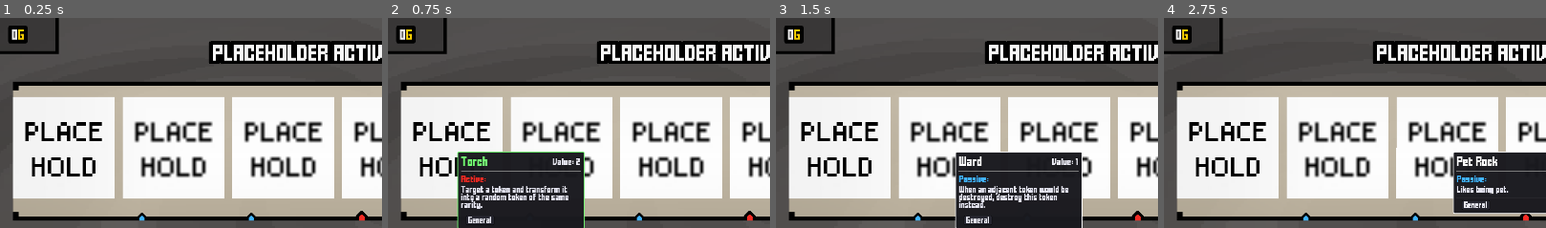
Above: before the commit, frames 1-4 (left to right).
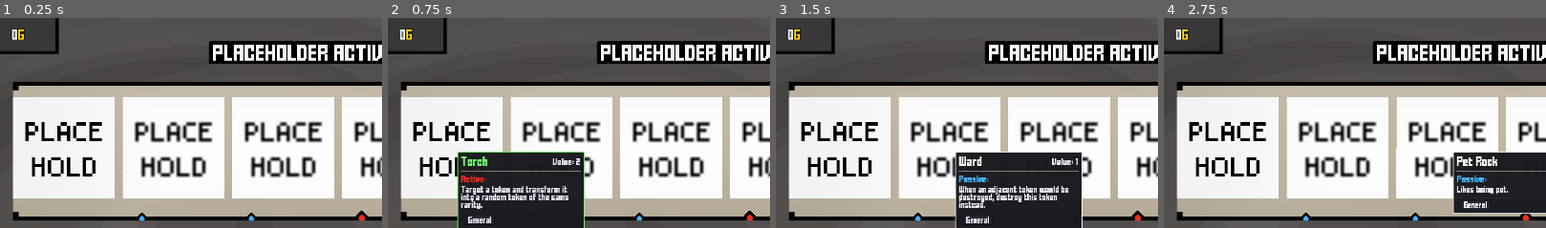
Above: after the commit, the same moments.

Repository: ZhelinWang/one-last-spin
Game: Godot game, scene res://main_ui.tscn
Two runs of this game, one before a commit and one after it. Both use one fixed random seed, a clock stepped at 60 frames per second and the inputs below.
Inputs (mouse positions are % of the whole screen's width and height, from its top left):
- Up to frame 1 (0.25 s): no input
- Up to frame 2 (0.75 s): click (11, 47) at 0.5 s
- Up to frame 3 (1.5 s): click (25, 47) at 1.27 s
- Up to frame 4 (2.75 s): click (40, 47) at 2.02 s
The pictures show only the part of the screen within x 3-53%, y 16-66%; the shares and areas given below are measured in that part.

The runs differ from the first frame. In frame 1, 0.3% of the frame differs, in the area x 2-8%, y 3-13%; in frame 2, 0.3%; in frame 3, 0.3%; in frame 4, 0.3%.
Error before the commit: Parse Error: Function "_temporary_neutral_color" has the same name as a previously declared function. (res://coinManager.gd:276)

Commit message:
error bugfix

Diff:
--- a/coinManager.gd
+++ b/coinManager.gd
@@ -272,9 +272,6 @@
 			sr = scene.find_child("spinRoot", true, false)
 	if sr != null and sr is Object and (sr as Object).has_method("_apply_spin_button_state"):
 		sr.call_deferred("_apply_spin_button_state")
-
-func _temporary_neutral_color() -> Color:
-	return Color(0.92, 0.92, 0.96)
 
 func _set_token_temp_meta(token, delta: float) -> void:
 	if token == null or not (token as Object).has_method("set_meta"):
@@ -1041,7 +1038,7 @@
 	if target == null:
 		return
 	var diff := int(round(v - origin))
-	var sign := diff >= 0 ? "+" : ""
+	var sign := "+" if diff >= 0 else ""
 	var t := "%s%d%s" % [sign, diff, _gold_bbcode()]
 	if target is Label:
 		var lbl := target as Label
--- a/tokens/Villains/mastermind.tres
+++ b/tokens/Villains/mastermind.tres
@@ -1,10 +1,10 @@
-[gd_resource type="Resource" script_class="TokenLootData" load_steps=8 format=3]
+[gd_resource type="Resource" script_class="TokenLootData" load_steps=8 format=3 uid="uid://73q5e1oqgwgf"]
 
-[ext_resource type="Script" path="res://tokens/tokenData.gd" id="1_token"]
-[ext_resource type="Script" path="res://abilties/tokenAbilities.gd" id="2_abilities"]
-[ext_resource type="Script" path="res://abilties/mastermindActiveAbility.gd" id="3_active"]
-[ext_resource type="Script" path="res://abilties/mastermindOnRemovedPromoteKillerAbility.gd" id="4_removed"]
-[ext_resource type="Texture2D" path="res://placehold.jpg" id="5_icon"]
+[ext_resource type="Script" uid="uid://2lqsh3g3xqag" path="res://tokens/tokenData.gd" id="1_token"]
+[ext_resource type="Script" uid="uid://cc88rmbau7nxl" path="res://abilties/tokenAbilities.gd" id="2_abilities"]
+[ext_resource type="Script" uid="uid://d14o83aj6q0x2" path="res://abilties/mastermindActiveAbility.gd" id="3_active"]
+[ext_resource type="Script" uid="uid://3lmcx0b2tph3" path="res://abilties/mastermindOnRemovedPromoteKillerAbility.gd" id="4_removed"]
+[ext_resource type="Texture2D" uid="uid://dcrsbubbw58pl" path="res://placehold.jpg" id="5_icon"]
 
 [sub_resource type="Resource" id="A_m_active"]
 script = ExtResource("3_active")
@@ -23,5 +23,5 @@
 value = 6
 tags = PackedStringArray("Villain")
 abilities = Array[ExtResource("2_abilities")]([SubResource("A_m_active"), SubResource("A_m_removed")])
-activeDescription = "Destroy all copies of target; all triggered tokens gain its value permanently."
+activeDescription = "Destroy all copies of target token, then buff all triggered tokens gain its value permanently."
 passiveDescription = "If destroyed by another token, that token promotes to a Mastermind."
